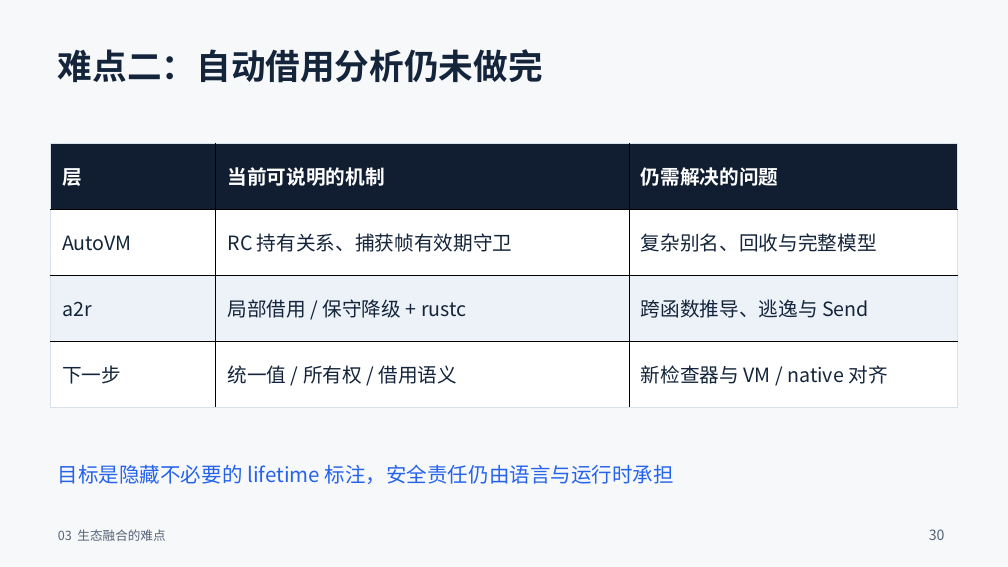
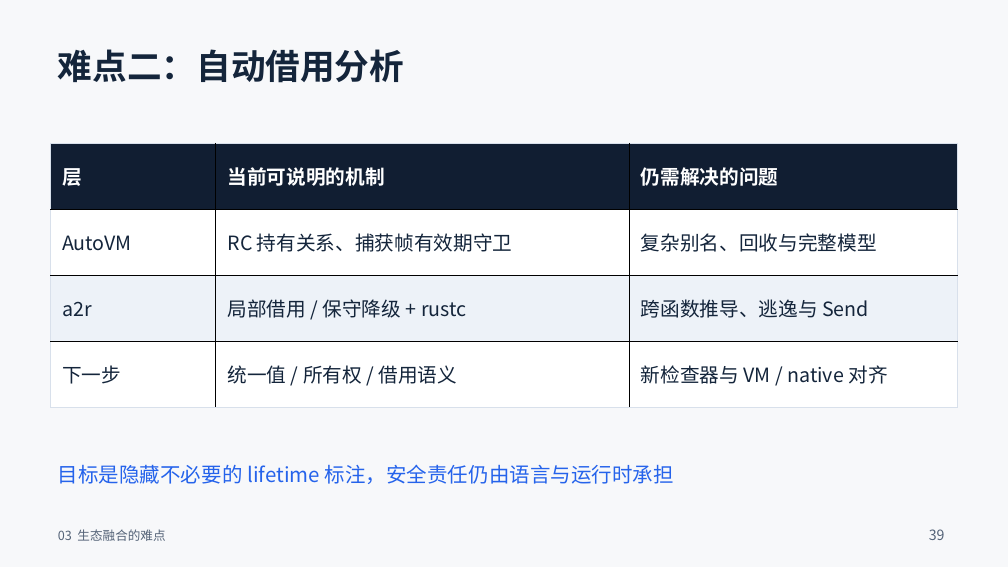
Before and after one commit to auto-stack/docs, a slide deck: slide 39 of AutoOS/Auto与Rust融合生态_37页_深色结尾群二维码版.pptx (slide 30 before the commit). Drawn at 1008x567 pixels with LibreOffice and Linux fonts; fonts in the diff are those of the drawing. Boxes give left, top, right and bottom in pixels: in the first picture for what was removed or moved away, otherwise in the second. Text is boxed around its words. In the diff, an @@ line names an element or a change of style, - is before the commit and + after.

```diff
--- a/AutoOS/Auto与Rust融合生态_37页_深色结尾群二维码版.pptx
+++ b/AutoOS/Auto与Rust融合生态_37页_深色结尾群二维码版.pptx
@@ text at [58,49,404,83]: text changed @@
-难点二：自动借用分析仍未做完
+难点二：自动借用分析
@@ text at [929,529,945,540]: text changed @@
-30
+39
```
Also in this commit, not shown: 34 other slides changed, 9 slides added.
